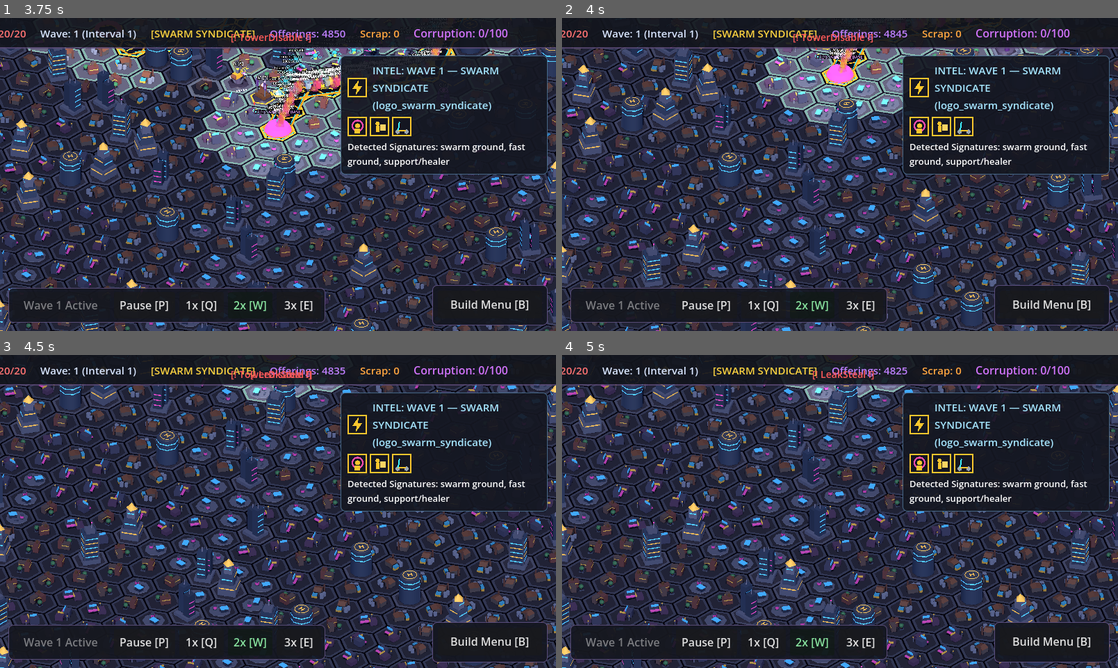
Above: before the commit, frames 1-4 (two rows, left to right).
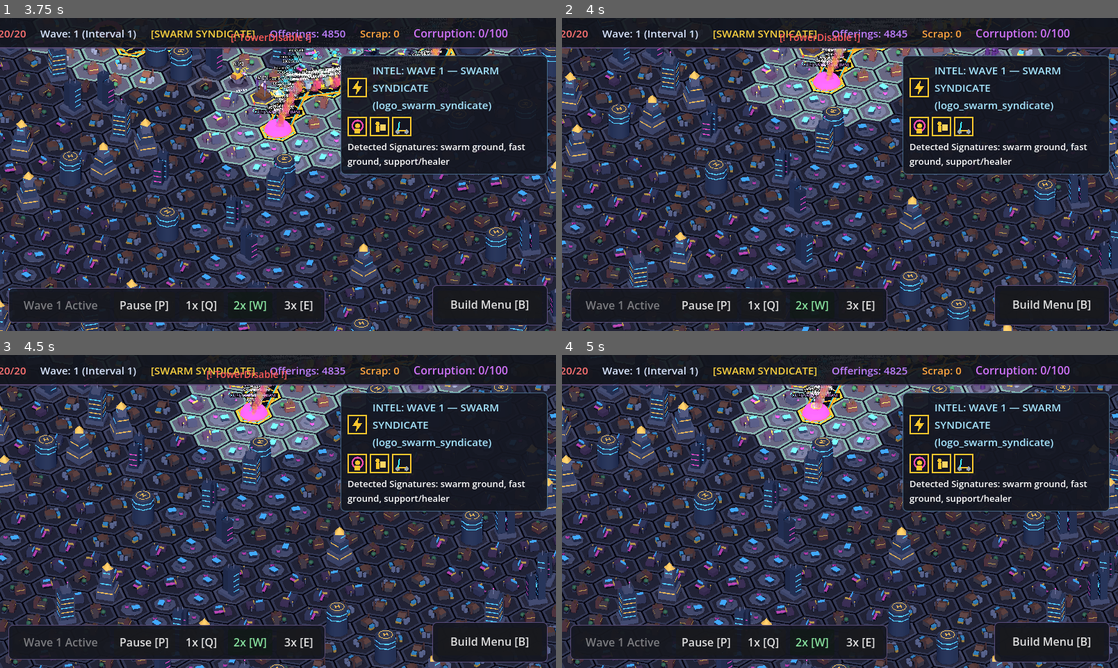
Above: after the commit, the same moments.

Repository: BSHODOKAI/cultists-vs-capitalists
Game: Godot game, scene res://scenes/benchmark_300_enemies.tscn
Same seed, same stepped clock (60 frames per second), same inputs: the game is played once before the commit and once after it. This scene is started directly instead of the project's main scene.
Inputs (mouse positions are in pixels of both pictures, inside the frame that each line leads up to):
- Up to frame 1 (3.75 s): tap Enter at 0.5 s; move the mouse to (250, 237) at 0.52 s; hold W 0.53-1.25 s; hold Down (camera_down) 0.53-1.25 s; click (250, 237) at 0.67 s; tap Space at 0.77 s; drag from (444, 221) to (250, 237) at 1.27 s; move the mouse to (111, 127) at 2.02 s; hold A 2.03-2.75 s; hold Right (camera_right) 2.03-2.75 s; click (111, 127) at 2.17 s; drag from (305, 174) to (111, 127) at 2.77 s; move the mouse to (194, 96) at 3.52 s; hold S from 3.53 s (still down); hold Mouse wheel up (camera_zoom_in) from 3.53 s (still down); click (194, 96) at 3.67 s
- Up to frame 2 (4 s): keep holding S; keep holding Mouse wheel up (camera_zoom_in); tap Space at 3.77 s
- Up to frame 3 (4.5 s): release S at 4.25 s; release Mouse wheel up (camera_zoom_in) at 4.25 s; drag from (400, 495) to (194, 433) at 4.27 s
- Up to frame 4 (5 s): no input

Frame 1 is identical in both runs. In frame 2, 47% of the frame differs, in the area x 0-100%, y 4-100%; in frame 3, 43%; in frame 4, 43%.

Commit message:
Camera Rig Bounds

Diff:
--- a/scripts/world/camera_rig.gd
+++ b/scripts/world/camera_rig.gd
@@ -40,6 +40,12 @@
 @export var touch_pan_enabled: bool = true
 @export var touch_zoom_enabled: bool = true
 @export var touch_drag_threshold_px: float = 8.0
+## When true, the camera focus is clamped to the playable area (committed path +
+## preview/build zone) so panning can never wander off into the empty void.
+@export var pan_bounds_enabled: bool = true
+## Extra hexes of slack added beyond the path/build-zone bounds when clamping.
+## Should cover the 2-hex build zone plus a little breathing room.
+@export var pan_bounds_extra_hexes: float = 3.0
 
 var camera: Camera3D
 var _middle_dragging: bool = false
@@ -88,8 +94,7 @@
 
 	if move_dir.length_squared() > 0.0001:
 		var zoom_scale: float = clampf(ortho_size / DEFAULT_ORTHO_SIZE, 0.5, 2.5)
-		global_position += move_dir.normalized() * pan_speed * zoom_scale * delta
-		global_position.y = 0.0
+		_set_ground_position(global_position + move_dir.normalized() * pan_speed * zoom_scale * delta)
 		_emit_view_moved()
 
 
@@ -202,7 +207,7 @@
 		if cur_hit != null:
 			var delta_world: Vector3 = _last_drag_world - (cur_hit as Vector3)
 			delta_world.y = 0.0
-			global_position += delta_world
+			_set_ground_position(global_position + delta_world)
 			_emit_view_moved()
 		return
 
@@ -243,7 +248,7 @@
 
 
 func focus_world(world_pos: Vector3) -> void:
-	global_position = Vector3(world_pos.x, 0.0, world_pos.z)
+	_set_ground_position(Vector3(world_pos.x, 0.0, world_pos.z))
 	_apply_camera_transform()
 	_emit_view_moved()
 
@@ -302,8 +307,7 @@
 		if prev_hit != null and cur_hit != null:
 			var delta_world: Vector3 = (prev_hit as Vector3) - (cur_hit as Vector3)
 			delta_world.y = 0.0
-			global_position += delta_world
-			global_position.y = 0.0
+			_set_ground_position(global_position + delta_world)
 			_emit_view_moved()
 			return delta_world
 
@@ -316,8 +320,7 @@
 	var units_per_px: float = ortho_size / maxf(1.0, vp_size.y)
 	var fallback_delta: Vector3 = (-_ground_right() * screen_delta.x + _ground_forward() * screen_delta.y) * units_per_px
 	fallback_delta.y = 0.0
-	global_position += fallback_delta
-	global_position.y = 0.0
+	_set_ground_position(global_position + fallback_delta)
 	_emit_view_moved()
 	return fallback_delta
 
@@ -343,6 +346,53 @@
 		if idx != exclude_index:
 			return _active_touches[idx] as Vector2
 	return fallback
+
+
+## Sets the rig's ground-plane focus, clamped to the playable area when
+## [member pan_bounds_enabled] is true, so the camera can never pan off into the
+## empty void. Does not emit [signal view_moved]; callers do after adjusting.
+func _set_ground_position(new_pos: Vector3) -> void:
+	new_pos.y = 0.0
+	if pan_bounds_enabled:
+		var rect: Dictionary = _compute_playable_rect()
+		if not rect.is_empty():
+			new_pos.x = clampf(new_pos.x, float(rect["min_x"]), float(rect["max_x"]))
+			new_pos.z = clampf(new_pos.z, float(rect["min_z"]), float(rect["max_z"]))
+	global_position = new_pos
+
+
+## Returns the world-space (x/z) bounds of the playable area — the committed path
+## and any previewed extension — expanded by [member pan_bounds_extra_hexes] to
+## cover the build zone. Returns an empty Dictionary when no path exists yet.
+func _compute_playable_rect() -> Dictionary:
+	var gs: Node = get_node_or_null("/root/GameState")
+	if gs == null:
+		return {}
+	var pgen: PathGenerator = gs.get("path_generator") as PathGenerator
+	if pgen == null:
+		return {}
+	var hexes: Array = []
+	hexes.append_array(pgen.path_hexes)
+	hexes.append_array(pgen.ghost_path_hexes)
+	if hexes.is_empty():
+		return {}
+	var min_x: float = INF
+	var max_x: float = -INF
+	var min_z: float = INF
+	var max_z: float = -INF
+	for h: Vector2i in hexes:
+		var w: Vector3 = _HexMath.hex_to_world(h, 0.0)
+		min_x = minf(min_x, w.x)
+		max_x = maxf(max_x, w.x)
+		min_z = minf(min_z, w.z)
+		max_z = maxf(max_z, w.z)
+	var margin: float = pan_bounds_extra_hexes * sqrt(3.0) * _HexMath.HEX_SIZE
+	return {
+		"min_x": min_x - margin,
+		"max_x": max_x + margin,
+		"min_z": min_z - margin,
+		"max_z": max_z + margin,
+	}
 
 
 func _apply_camera_transform() -> void:
